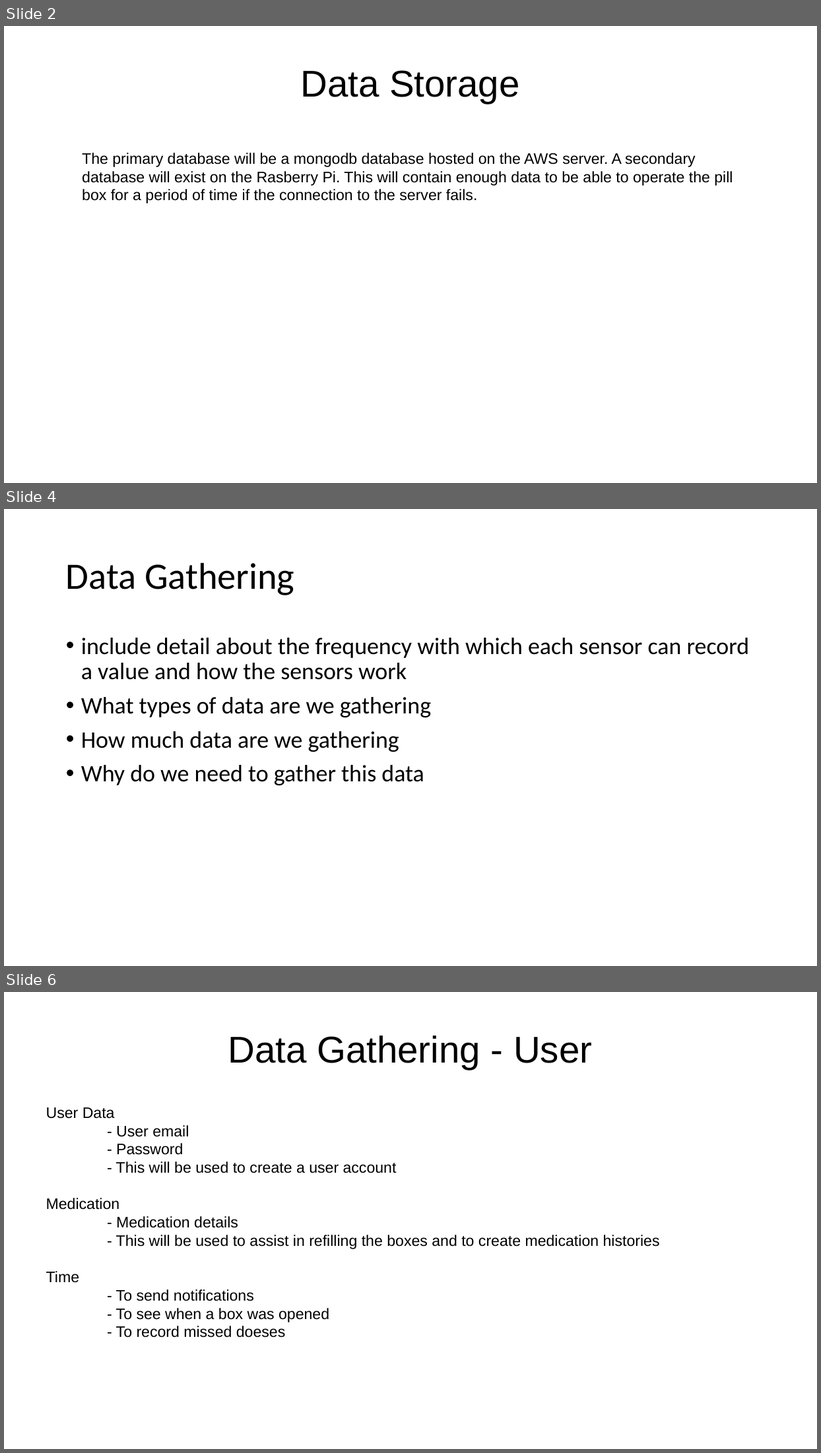
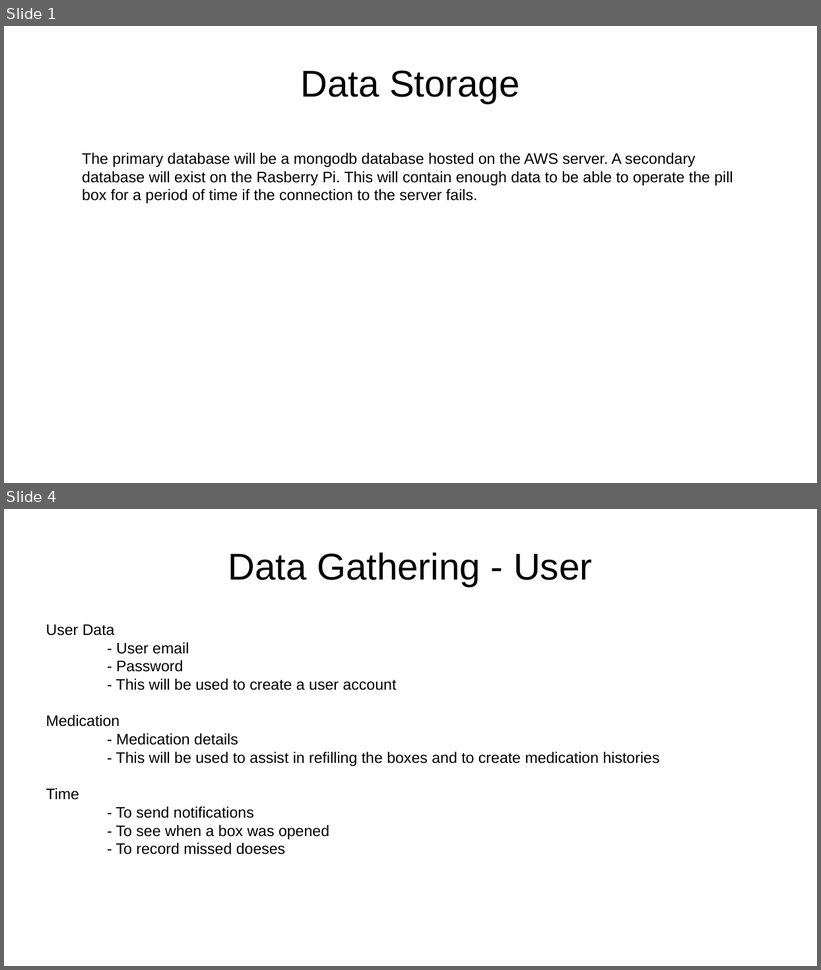
Before and after one commit to cianashby1337/IOT_CA1_Documentation, a slide deck: Slideshow template.pptx. Shown one above the other, each under a label of ours: slides 2, 4 and 6 before the commit, slides 1 and 4 after it; the slides between them are not shown. The pictures are 821x1453 and 821x970 pixels, drawn with LibreOffice and Linux fonts; fonts in the diff are those of the drawing. Boxes give left, top, right and bottom in pixels: in the first picture for what was removed or moved away, otherwise in the second. Text is boxed around its words. In the diff, an @@ line names an element or a change of style, - is before the commit and + after.

```diff
--- a/Slideshow template.pptx
+++ b/Slideshow template.pptx
@@ slide 4 removed at <box>4,509,817,966</box>, background #FFFFFF @@
@@ title removed at <box>66,562,294,595</box> @@
-Data Gathering
@@ text removed at <box>81,638,750,786</box> @@
-• include detail about the frequency with which each sensor can record a value and how the sensors work
-• What types of data are we gathering
-• How much data are we gathering
-• Why do we need to gather this data
@@ what was slide 2 is now slide 1 @@
@@ what was slide 6 is now slide 4 @@
```
Also in this commit, not shown: 4 other slides removed.
